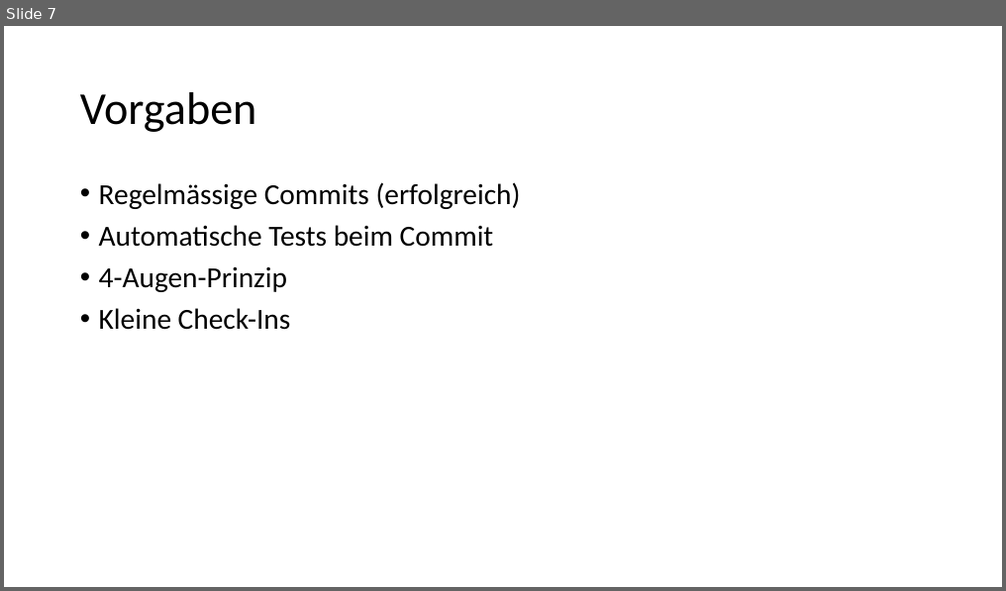
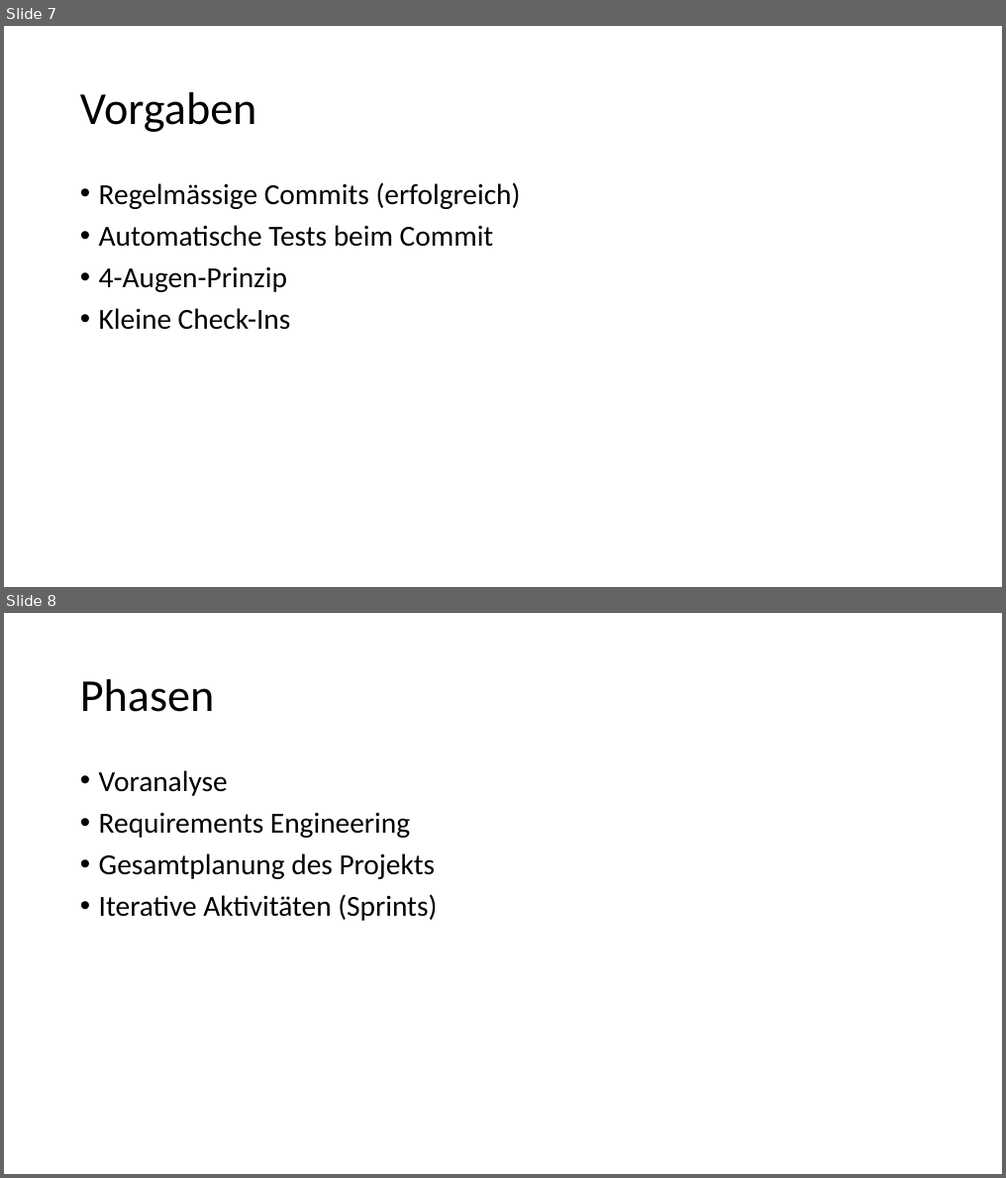
Before and after one commit to gitter-badger/ch.bfh.bti7081.s2016.green, a slide deck: doc/task02/presentation.pptx. Shown one above the other, each under a label of ours: slide 7 before the commit, slides 7 and 8 after it. The pictures are 1006x591 and 1006x1178 pixels, drawn with LibreOffice and Linux fonts; fonts in the diff are those of the drawing. Boxes give left, top, right and bottom in pixels: in the first picture for what was removed or moved away, otherwise in the second. Text is boxed around its words. In the diff, an @@ line names an element or a change of style, - is before the commit and + after.

Commit message:
added phases

```diff
--- a/doc/task02/presentation.pptx
+++ b/doc/task02/presentation.pptx
@@ slide 8 added at box(4, 613, 1002, 1174), background #FFFFFF @@
@@ title added at box(80, 679, 214, 712), 44 pt, text #000000 @@
+Phasen
@@ text added at box(99, 770, 437, 921), 28 pt, text #000000 @@
+• Voranalyse
+• Requirements Engineering
+• Gesamtplanung des Projekts
+• Iterative Aktivitäten (Sprints)
```
